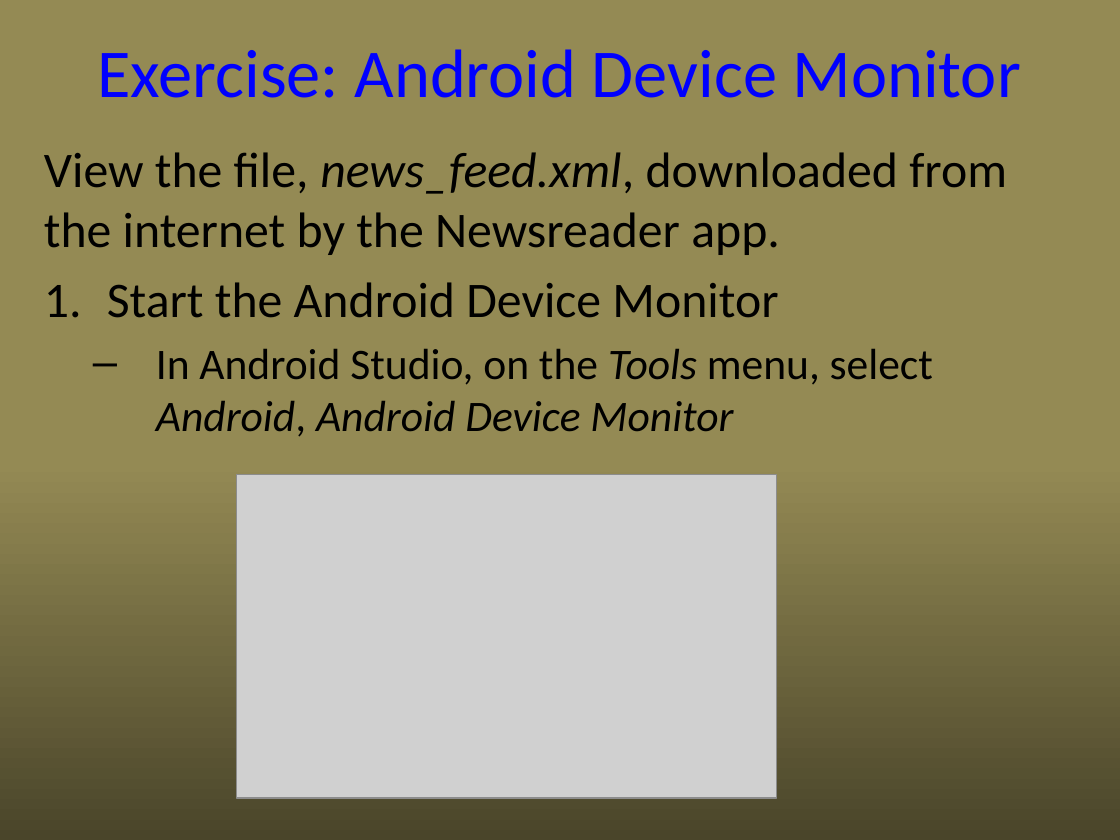
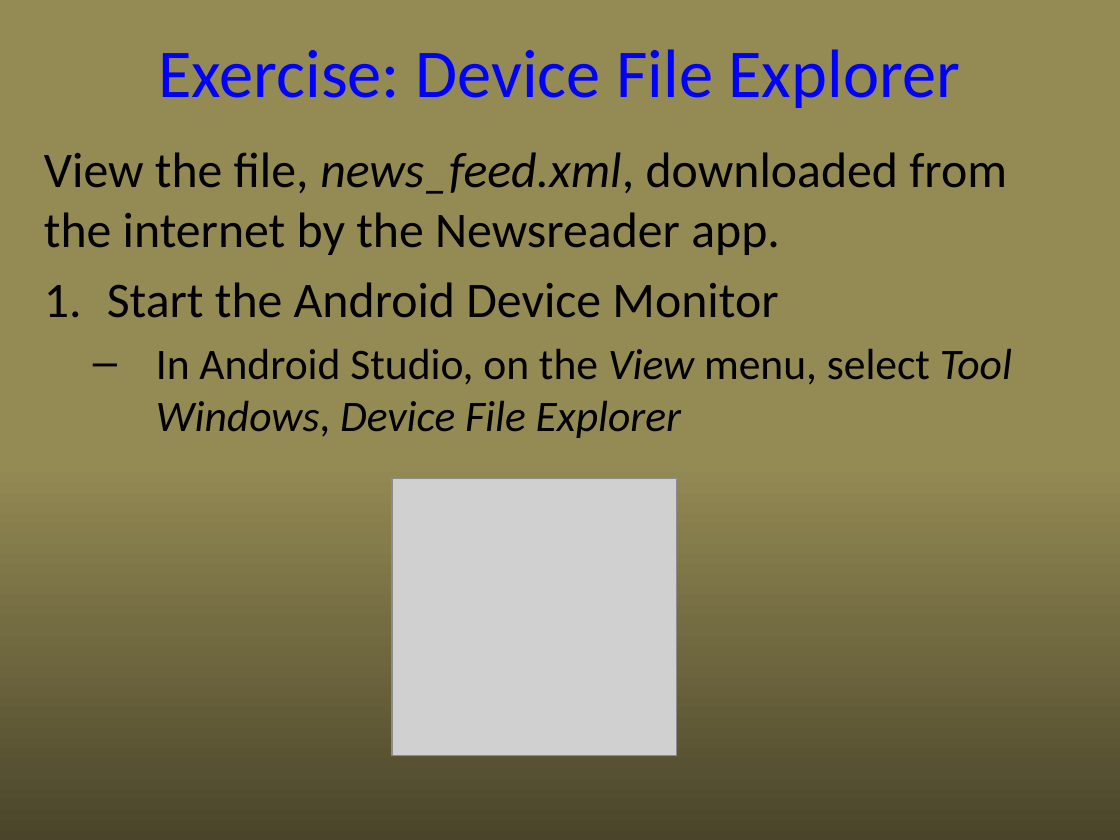
Before and after one commit to UO-CIS/CIS399Android-CourseMaterials, a slide deck: slide 14 of NotesAndSlides/CIS399Wk3Day1-HandlingData.pptx. Drawn at 1120x840 pixels with LibreOffice and Linux fonts; fonts in the diff are those of the drawing; grey boxes stand for pictures. Boxes give left, top, right and bottom in pixels: in the first picture for what was removed or moved away, otherwise in the second. Text is boxed around its words. In the diff, an @@ line names an element or a change of style, - is before the commit and + after.

```diff
--- a/NotesAndSlides/CIS399Wk3Day1-HandlingData.pptx
+++ b/NotesAndSlides/CIS399Wk3Day1-HandlingData.pptx
@@ title at <box>158,49,961,108</box>: text changed @@
-Exercise: Android Device Monitor
+Exercise: Device File Explorer
@@ text at <box>156,349,1012,438</box>: text changed @@
-  – In Android Studio, on the Tools menu, select Android, Android Device Monitor
+  – In Android Studio, on the View menu, select Tool Windows, Device File Explorer
@@ picture removed at <box>236,474,776,797</box> @@
@@ picture added at <box>392,478,676,755</box> @@
```
Also in this commit, not shown: 5 other slides changed, 5 other files.
